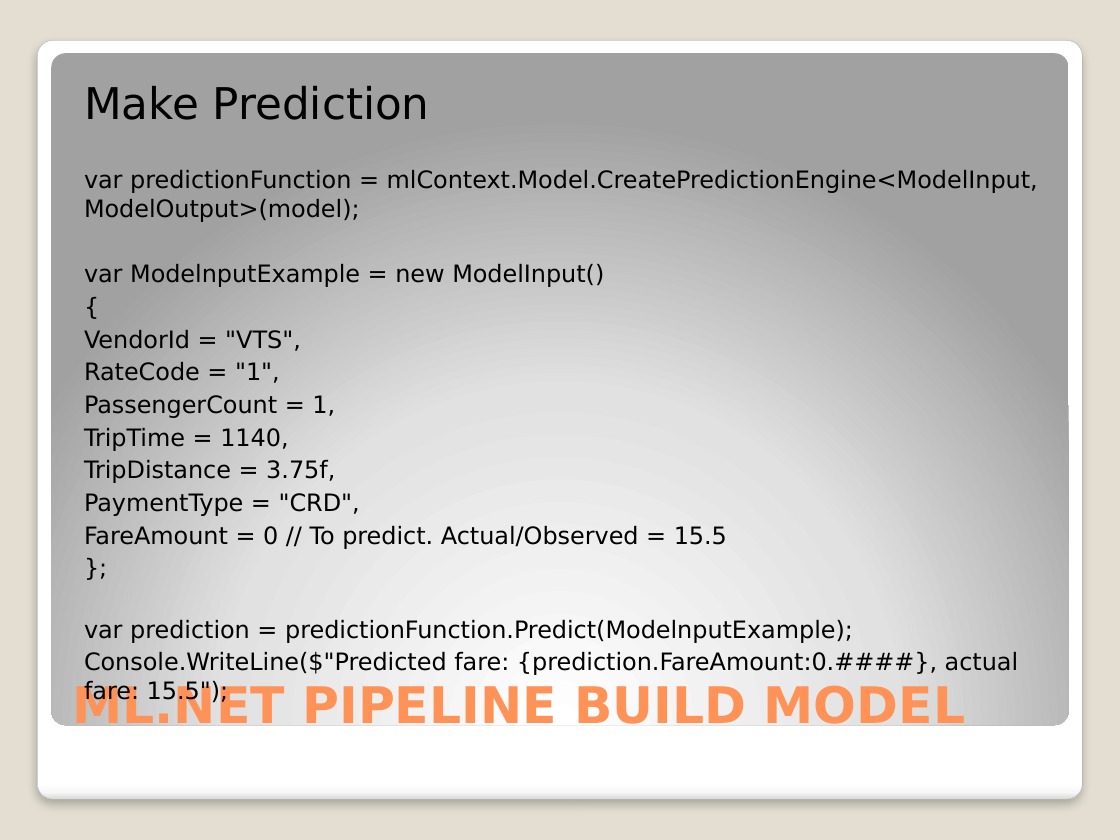
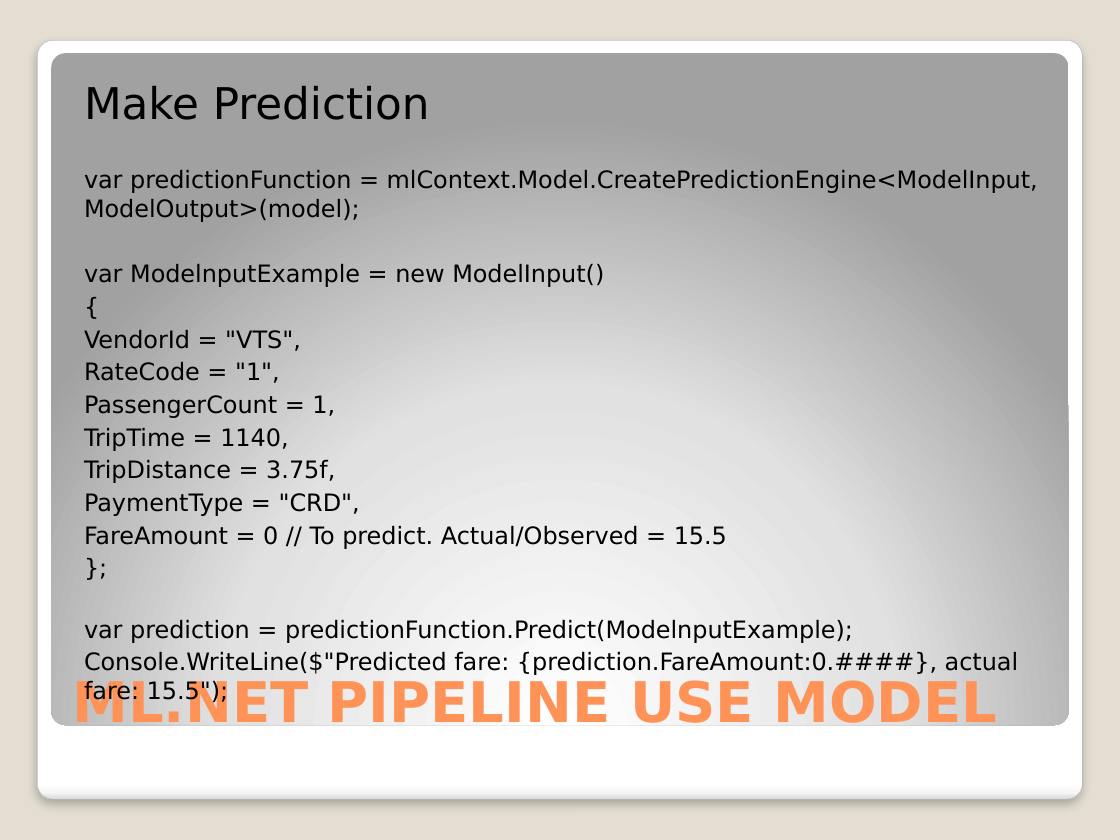
Before and after one commit to djkormo/mlnet-cli, a slide deck: slide 29 of presentation/Machine learning in Azure without Python.pptx. Drawn at 1120x840 pixels with LibreOffice and Linux fonts; fonts in the diff are those of the drawing. Boxes give left, top, right and bottom in pixels: in the first picture for what was removed or moved away, otherwise in the second. Text is boxed around its words. In the diff, an @@ line names an element or a change of style, - is before the commit and + after.

```diff
--- a/presentation/Machine learning in Azure without Python.pptx
+++ b/presentation/Machine learning in Azure without Python.pptx
@@ title at [73, 680, 998, 733]: text changed; size 32.4 to 36 pt @@
-ML.NET PIPELINE BUILD MODEL
+ML.NET PIPELINE USE MODEL
```
Also in this commit, not shown: 5 other slides changed.
